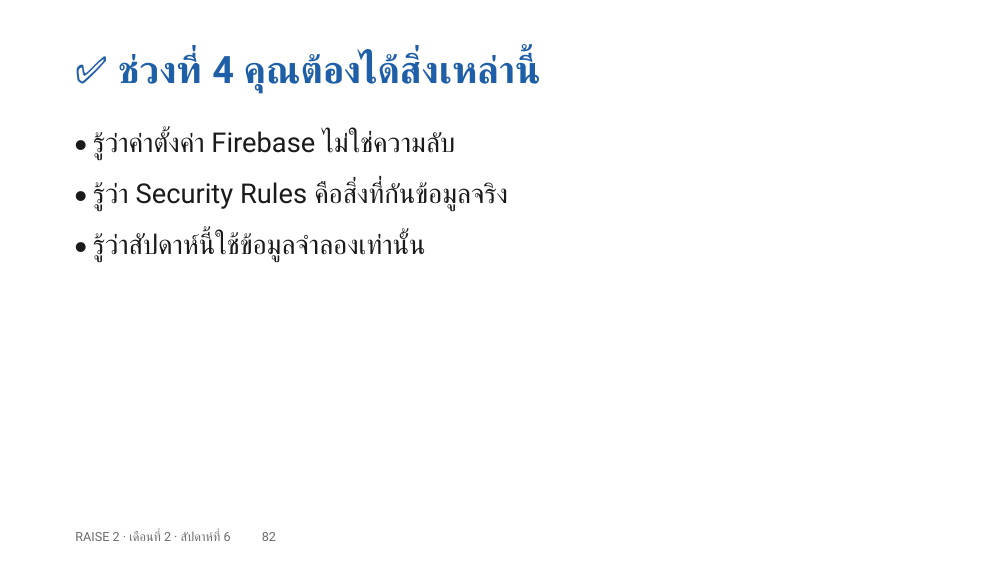
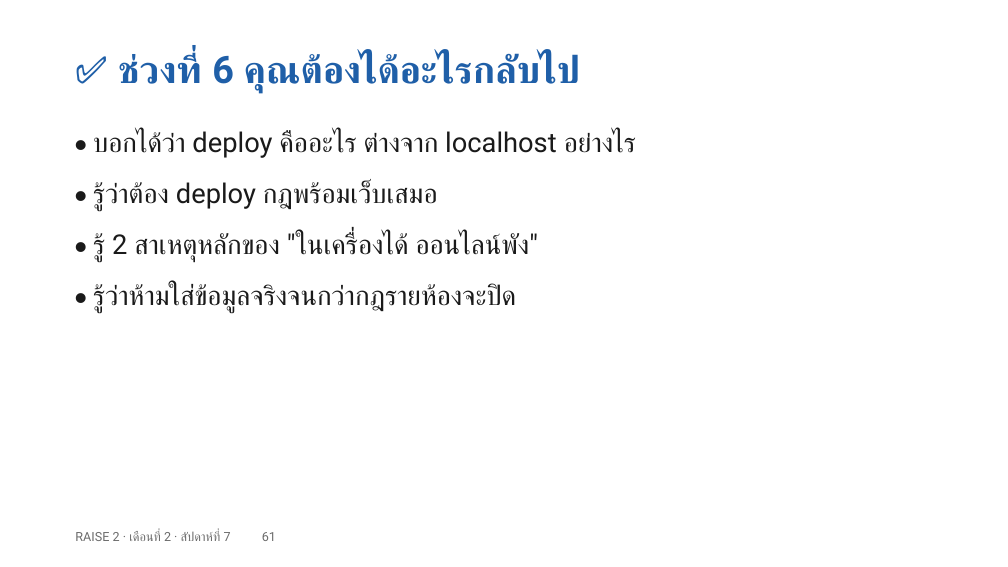
Before and after one commit to cnacha-mfu/raise2-module2, a slide deck: slide 61 of materials/week7/w7-slides.pptx (slide 82 before the commit). Drawn at 1008x567 pixels with LibreOffice and Linux fonts; fonts in the diff are those of the drawing. Boxes give left, top, right and bottom in pixels: in the first picture for what was removed or moved away, otherwise in the second. Text is boxed around its words. In the diff, an @@ line names an element or a change of style, - is before the commit and + after.

```diff
--- a/materials/week7/w7-slides.pptx
+++ b/materials/week7/w7-slides.pptx
@@ text at [118, 53, 580, 93]: text changed @@
-✅ ช่วงที่ 4 คุณต้องได้สิ่งเหล่านี้
+✅ ช่วงที่ 6 คุณต้องได้อะไรกลับไป
@@ text at [93, 131, 636, 158]: text changed @@
-• รู้ว่าค่าตั้งค่า Firebase ไม่ใช่ความลับ
+• บอกได้ว่า deploy คืออะไร ต่างจาก localhost อย่างไร
@@ text at [93, 182, 438, 211]: text changed @@
-• รู้ว่า Security Rules คือสิ่งที่กันข้อมูลจริง
+• รู้ว่าต้อง deploy กฎพร้อมเว็บเสมอ
@@ text at [93, 233, 539, 262]: text changed @@
-• รู้ว่าสัปดาห์นี้ใช้ข้อมูลจำลองเท่านั้น
+• รู้ 2 สาเหตุหลักของ "ในเครื่องได้ ออนไลน์พัง"
@@ text added at [93, 284, 516, 313], 26 pt, text #1A1A1A @@
+• รู้ว่าห้ามใส่ข้อมูลจริงจนกว่ากฎรายห้องจะปิด
@@ text at [75, 531, 276, 541]: text changed @@
-RAISE 2 · เดือนที่ 2 · สัปดาห์ที่ 6 82
+RAISE 2 · เดือนที่ 2 · สัปดาห์ที่ 7 61
```
Also in this commit, not shown: 37 other slides changed, 29 slides added, 52 slides removed, 24 other files.
